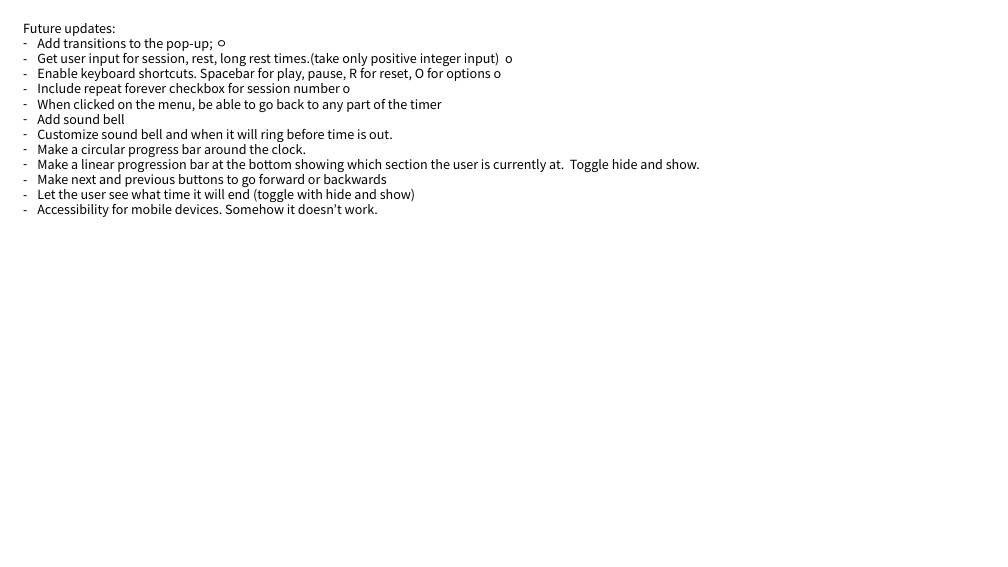
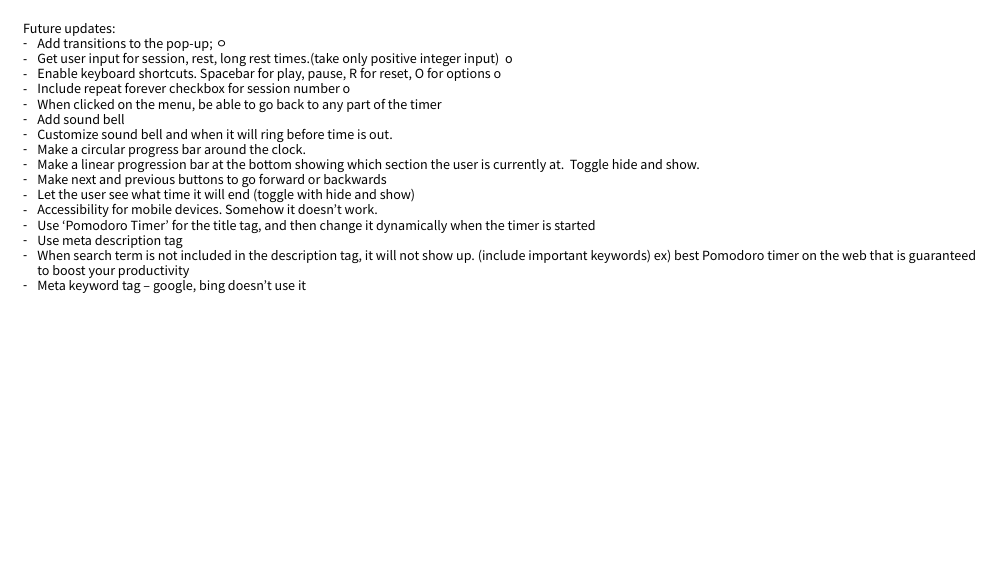
Before and after one commit to sgi105/pomodoro, a slide deck: slide 2 of design/design.pptx. Drawn at 1008x567 pixels with LibreOffice and Linux fonts; fonts in the diff are those of the drawing. Boxes give left, top, right and bottom in pixels: in the first picture for what was removed or moved away, otherwise in the second. Text is boxed around its words. In the diff, an @@ line names an element or a change of style, - is before the commit and + after.

```diff
--- a/design/design.pptx
+++ b/design/design.pptx
@@ text at box(37, 216, 976, 293): paragraphs added @@
+– Use ‘Pomodoro Timer’ for the title tag, and then change it dynamically when the timer is started
+– Use meta description tag
+– When search term is not included in the description tag, it will not show up. (include important keywords) ex) best Pomodoro timer on the web that is guaranteed to boost your productivity
+– Meta keyword tag – google, bing doesn’t use it
```
Also in this commit, not shown: 7 other files.
